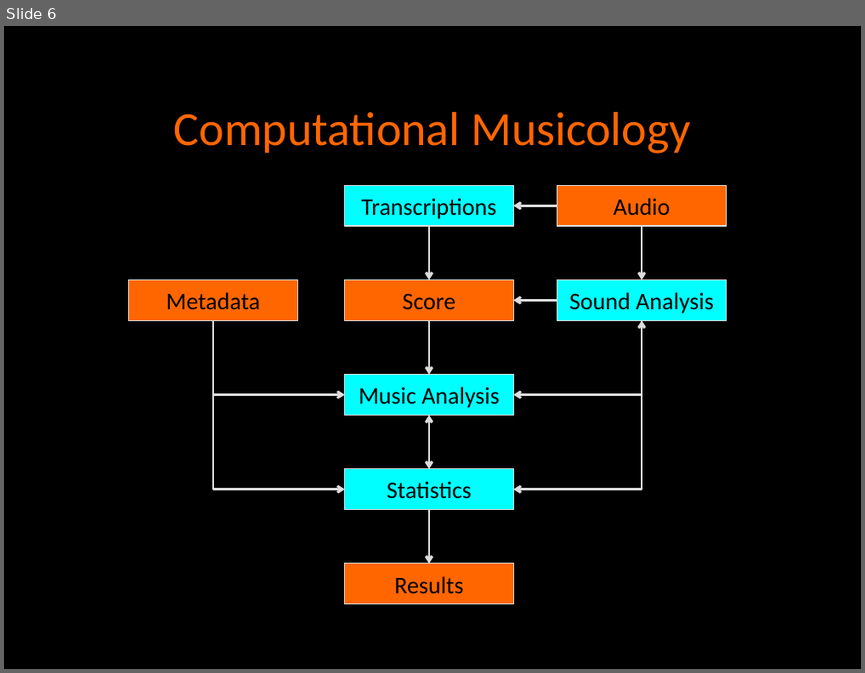
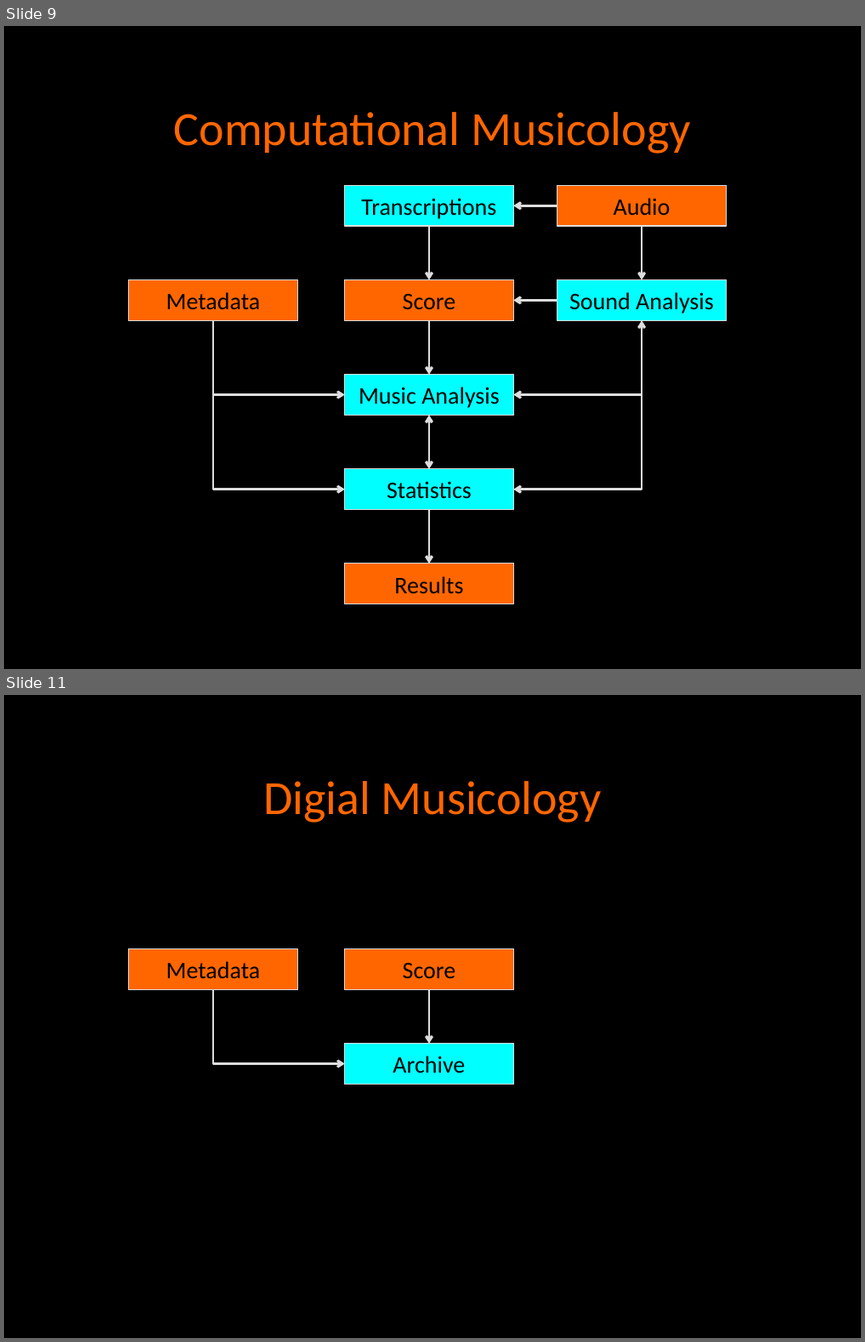
Before and after one commit to klausfrieler/digthatlick_lecture, a slide deck: frieler_ComSysMus_workshop.pptx. Shown one above the other, each under a label of ours: slide 6 before the commit, slides 9 and 11 after it; the slides between them are not shown. The pictures are 865x673 and 865x1342 pixels, drawn with LibreOffice and Linux fonts; fonts in the diff are those of the drawing. Boxes give left, top, right and bottom in pixels: in the first picture for what was removed or moved away, otherwise in the second. Text is boxed around its words. In the diff, an @@ line names an element or a change of style, - is before the commit and + after.

```diff
--- a/frieler_ComSysMus_workshop.pptx
+++ b/frieler_ComSysMus_workshop.pptx
@@ slide 11 added at (x1=4, y1=695, x2=861, y2=1338), background #000000; not listed: 2 template elements that a slide beside it also shows @@
@@ title added at (x1=69, y1=744, x2=796, y2=845), outline #000000 0.75 pt, 40 pt, text #FF6600 @@
+Digial Musicology
@@ rectangle added at (x1=129, y1=948, x2=298, y2=989), fill #FF6600, outline #DDDDDD 0.75 pt, 20 pt, text #000000 @@
+Metadata
@@ rectangle added at (x1=345, y1=948, x2=514, y2=989), fill #FF6600, outline #DDDDDD 0.75 pt, 20 pt, text #000000 @@
+Score
@@ elbow arrow added from (213, 989) to (345, 1063), #DDDDDD 2 pt @@
@@ arrow added from (429, 989) to (429, 1043), #DDDDDD 2 pt @@
@@ rectangle added at (x1=345, y1=1043, x2=514, y2=1083), fill #00FFFF, outline #DDDDDD 0.75 pt, 20 pt, text #000000 @@
+Archive
@@ what was slide 6 is now slide 9 @@
```
Also in this commit, not shown: 6 slides changed, 9 other slides added, 1 slide removed, 1 other file.
